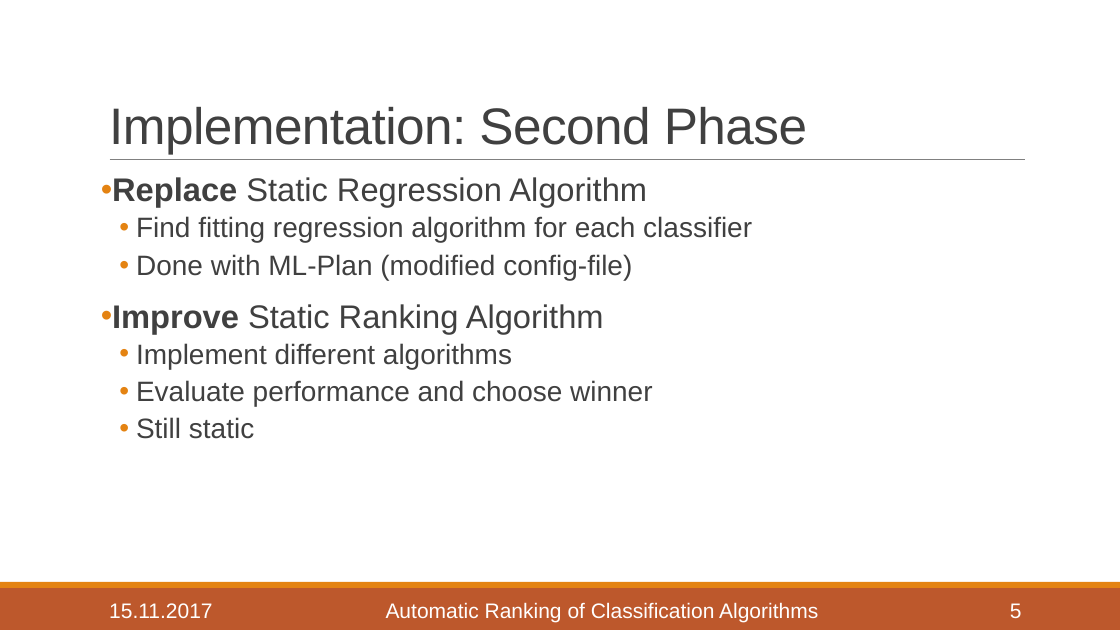
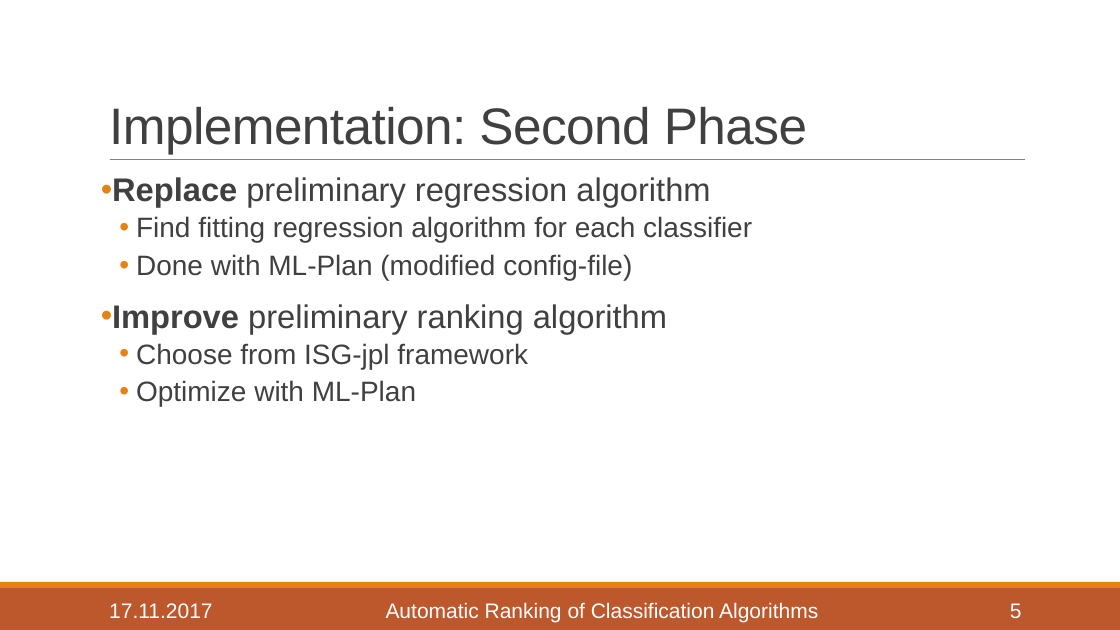
Before and after one commit to helegraf/classifier-auto-rank, a slide deck: slide 5 of Writing/Proposal/Automatic Ranking of Classification Algorithms v3.pptx. Drawn at 1120x630 pixels with LibreOffice and Linux fonts; fonts in the diff are those of the drawing. Boxes give left, top, right and bottom in pixels: in the first picture for what was removed or moved away, otherwise in the second. Text is boxed around its words. In the diff, an @@ line names an element or a change of style, - is before the commit and + after.

Commit message:
Kick-Off Presentation Improvements

```diff
--- a/Writing/Proposal/Automatic Ranking of Classification Algorithms v3.pptx
+++ b/Writing/Proposal/Automatic Ranking of Classification Algorithms v3.pptx
@@ text at (x1=112, y1=177, x2=710, y2=207): text changed @@
-• Replace Static Regression Algorithm
+• Replace preliminary regression algorithm
@@ text at (x1=112, y1=304, x2=667, y2=406): text changed @@
-• Improve Static Ranking Algorithm
-  • Implement different algorithms
-  • Evaluate performance and choose winner
-  • Still static
+• Improve preliminary ranking algorithm
+  • Choose from ISG-jpl framework
+  • Optimize with ML-Plan
@@ text at (x1=109, y1=603, x2=213, y2=618): text changed @@
-15.11.2017
+17.11.2017
```
Also in this commit, not shown: 6 other slides changed.
